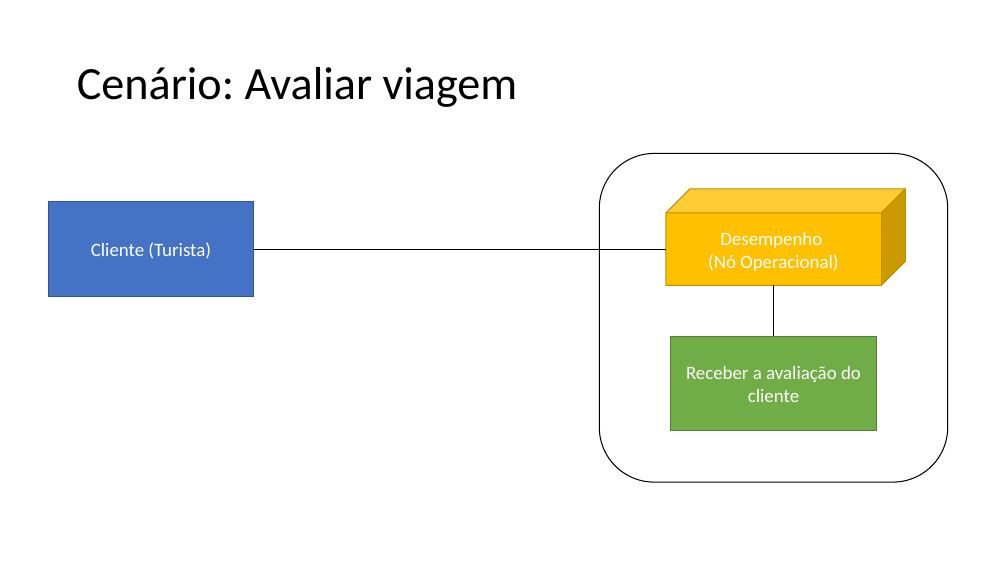
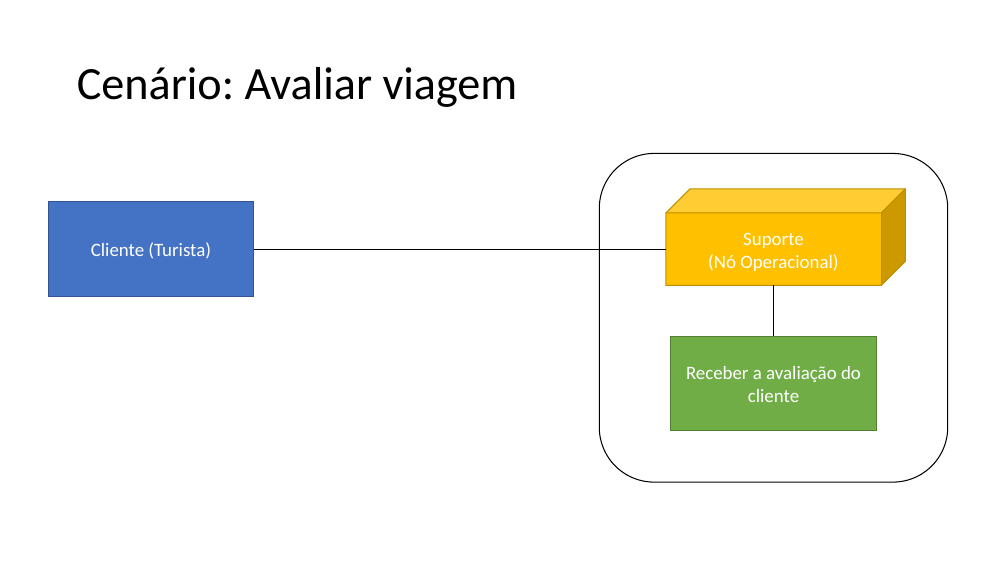
Before and after one commit to Road-on/RoadOn, a slide deck: slide 7 of 15. Arquitetura de Negócio Para Cada Cenário.pptx (slide 4 before the commit). Drawn at 1008x567 pixels with LibreOffice and Linux fonts; fonts in the diff are those of the drawing. Boxes give left, top, right and bottom in pixels: in the first picture for what was removed or moved away, otherwise in the second. Text is boxed around its words. In the diff, an @@ line names an element or a change of style, - is before the commit and + after.

```diff
--- a/15. Arquitetura de Negócio Para Cada Cenário.pptx
+++ b/15. Arquitetura de Negócio Para Cada Cenário.pptx
@@ text in cube at [743,232,804,248]: text changed @@
-Desempenho
+Suporte
```
Also in this commit, not shown: 3 other slides changed, 3 slides added.
